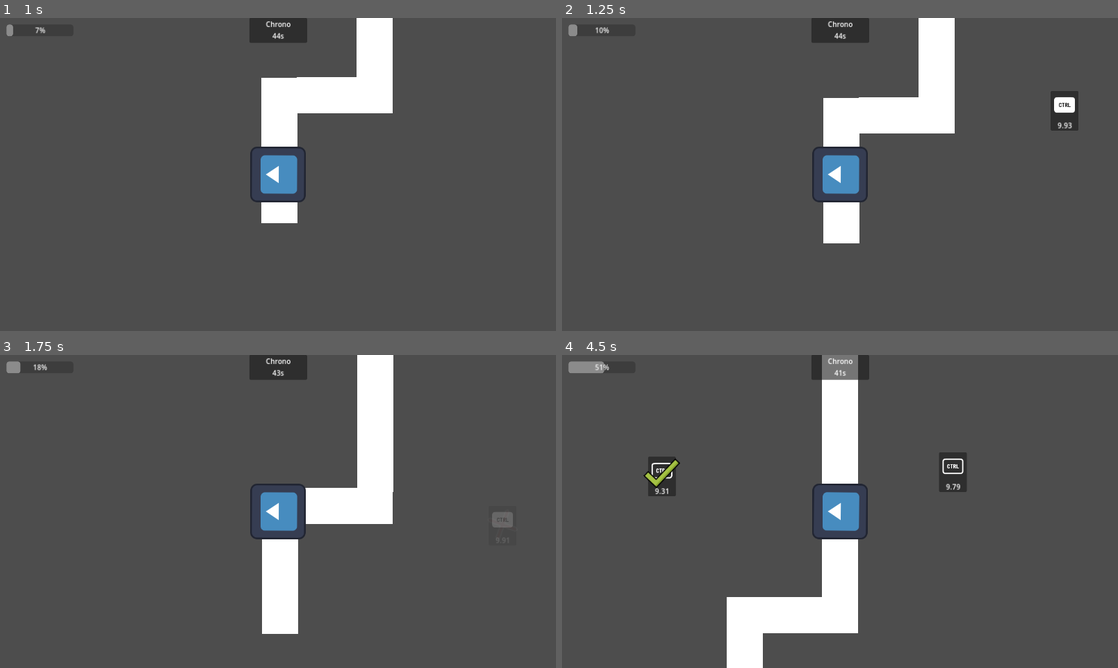
Above: before the commit, frames 1-4 (two rows, left to right).
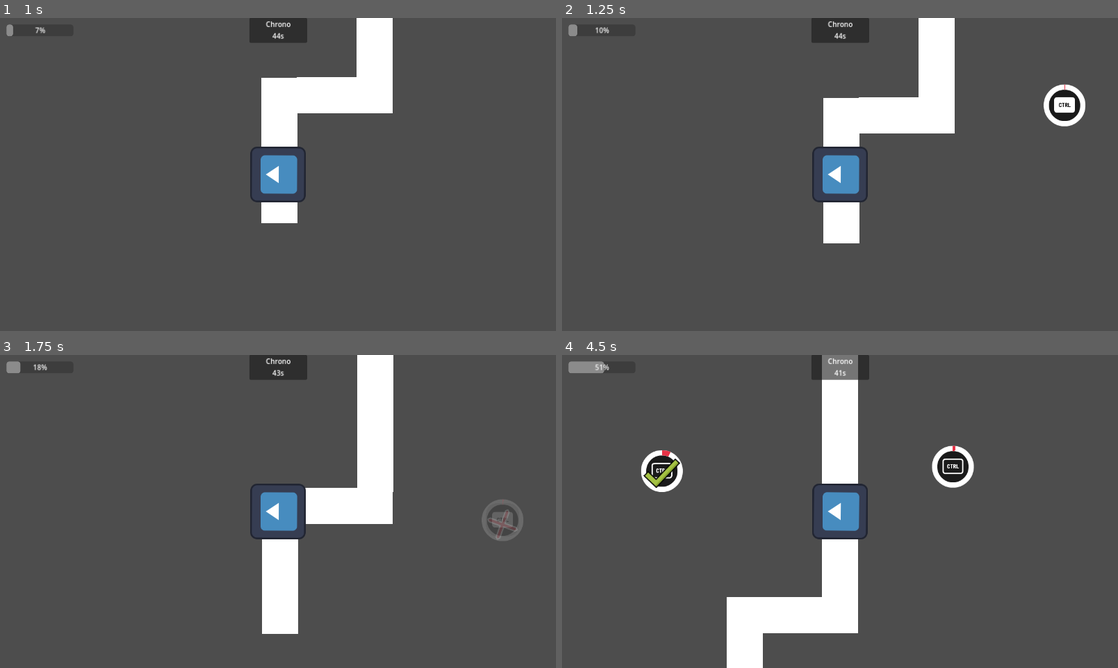
Above: after the commit, the same moments.

Repository: FiFolker/Mazespin
Game: Godot game, scene res://Scenes/menus/main_menu.tscn
The game is run twice, just before and just after one commit, with the same random seed, the same clock (stepped at 60 frames per second) and the same inputs. The engine's default icon, where the game draws it, is replaced by a stand-in: a white triangle on a blue panel in a dark square.
Inputs:
- Up to frame 1 (1 s): click "Play" at 0.5 s
- Up to frame 2 (1.25 s): no input
- Up to frame 3 (1.75 s): tap Enter at 1.25 s; hold Ctrl (current_qte) from 1.28 s (still down)
- Up to frame 4 (4.5 s): release Ctrl (current_qte) at 2.03 s; tap Ctrl (current_qte) at 2.1, 3.6 s; hold Ctrl (current_qte) 2.78-3.53 s; hold Ctrl (current_qte) from 4.28 s (still down)

Frame 1 is identical in both runs. In frame 2, 0.5% of the frame differs, in the area x 86-95%, y 21-36%; in frame 3, 0.2%; in frame 4, 0.9%, in the area x 14-75%, y 28-46%.

Commit message:
add rounded progress bar for time remaining on qte and refactor of interface

Diff:
--- a/Scenes/qte/qte_display.tscn
+++ b/Scenes/qte/qte_display.tscn
@@ -1,8 +1,11 @@
-[gd_scene load_steps=16 format=3 uid="uid://bvfxnyqtgg3ge"]
+[gd_scene load_steps=20 format=3 uid="uid://bvfxnyqtgg3ge"]
 
 [ext_resource type="Script" path="res://Scripts/qte/qte_display.gd" id="1_5d4bg"]
+[ext_resource type="Texture2D" uid="uid://ddwxacsddmj7u" path="res://Assets/Flairs/flair_circle_8.png" id="2_7cobx"]
 [ext_resource type="Texture2D" uid="uid://dn62g80vynrho" path="res://Assets/VFX/Particles/circle_01.png" id="2_cldd7"]
+[ext_resource type="Texture2D" uid="uid://bdkknwr16xcoj" path="res://Assets/Sprites/Input/keyboard/keyboard_a.png" id="3_g4hpp"]
 [ext_resource type="Texture2D" uid="uid://blq0tccx134uc" path="res://Assets/Flairs/error.png" id="3_oqvoq"]
+[ext_resource type="Texture2D" uid="uid://b3gx57coavn8v" path="res://Assets/Flairs/flair_circle_red_8.png" id="3_yiaix"]
 [ext_resource type="Texture2D" uid="uid://b2nvwktamq2i3" path="res://Assets/Flairs/success.png" id="4_yx7ar"]
 
 [sub_resource type="Curve" id="Curve_75t8f"]
@@ -41,12 +44,21 @@
 scale_curve = SubResource("CurveTexture_1gqvj")
 color_ramp = SubResource("GradientTexture1D_0blvc")
 
+[sub_resource type="StyleBoxFlat" id="StyleBoxFlat_qqncl"]
+bg_color = Color(0, 0, 0, 0.658824)
+corner_radius_top_left = 25
+corner_radius_top_right = 25
+corner_radius_bottom_right = 25
+corner_radius_bottom_left = 25
+corner_detail = 20
+anti_aliasing = false
+
 [sub_resource type="Animation" id="Animation_mombs"]
 length = 0.001
 tracks/0/type = "value"
 tracks/0/imported = false
 tracks/0/enabled = true
-tracks/0/path = NodePath("QTEPos/QTEDisplay/FlairCrossOutlined:position")
+tracks/0/path = NodePath("QTEPos/Parent/FlairCrossOutlined:position")
 tracks/0/interp = 1
 tracks/0/loop_wrap = true
 tracks/0/keys = {
@@ -58,7 +70,7 @@
 tracks/1/type = "value"
 tracks/1/imported = false
 tracks/1/enabled = true
-tracks/1/path = NodePath("QTEPos/QTEDisplay/FlairCrossOutlined:scale")
+tracks/1/path = NodePath("QTEPos/Parent/FlairCrossOutlined:scale")
 tracks/1/interp = 1
 tracks/1/loop_wrap = true
 tracks/1/keys = {
@@ -70,7 +82,7 @@
 tracks/2/type = "value"
 tracks/2/imported = false
 tracks/2/enabled = true
-tracks/2/path = NodePath("QTEPos/QTEDisplay/FlairCrossOutlined:rotation")
+tracks/2/path = NodePath("QTEPos/Parent/FlairCrossOutlined:rotation")
 tracks/2/interp = 1
 tracks/2/loop_wrap = true
 tracks/2/keys = {
@@ -82,110 +94,86 @@
 tracks/3/type = "value"
 tracks/3/imported = false
 tracks/3/enabled = true
-tracks/3/path = NodePath("QTEPos/QTEDisplay/FlairCrossOutlined:self_modulate")
+tracks/3/path = NodePath("QTEPos/Parent/Success:position")
 tracks/3/interp = 1
 tracks/3/loop_wrap = true
 tracks/3/keys = {
 "times": PackedFloat32Array(0),
 "transitions": PackedFloat32Array(1),
 "update": 0,
-"values": [Color(1, 1, 1, 0)]
+"values": [Vector2(32, 46)]
 }
 tracks/4/type = "value"
 tracks/4/imported = false
 tracks/4/enabled = true
-tracks/4/path = NodePath("QTEPos/QTEDisplay:modulate")
+tracks/4/path = NodePath("QTEPos/Parent/Success:rotation")
 tracks/4/interp = 1
 tracks/4/loop_wrap = true
 tracks/4/keys = {
 "times": PackedFloat32Array(0),
 "transitions": PackedFloat32Array(1),
 "update": 0,
-"values": [Color(1, 1, 1, 1)]
+"values": [0.0]
 }
 tracks/5/type = "value"
 tracks/5/imported = false
 tracks/5/enabled = true
-tracks/5/path = NodePath("QTEPos/QTEDisplay/Success:position")
+tracks/5/path = NodePath("QTEPos/Parent/Success:scale")
 tracks/5/interp = 1
 tracks/5/loop_wrap = true
 tracks/5/keys = {
 "times": PackedFloat32Array(0),
 "transitions": PackedFloat32Array(1),
 "update": 0,
-"values": [Vector2(32, 46)]
+"values": [Vector2(1.71875, 1.71875)]
 }
 tracks/6/type = "value"
 tracks/6/imported = false
 tracks/6/enabled = true
-tracks/6/path = NodePath("QTEPos/QTEDisplay/Success:rotation")
+tracks/6/path = NodePath("QTEPos/Parent/Success:visible")
 tracks/6/interp = 1
 tracks/6/loop_wrap = true
 tracks/6/keys = {
 "times": PackedFloat32Array(0),
 "transitions": PackedFloat32Array(1),
-"update": 0,
-"values": [0.0]
+"update": 1,
+"values": [false]
 }
 tracks/7/type = "value"
 tracks/7/imported = false
 tracks/7/enabled = true
-tracks/7/path = NodePath("QTEPos/QTEDisplay/Success:scale")
+tracks/7/path = NodePath("QTEPos/Parent/FlairCrossOutlined:visible")
 tracks/7/interp = 1
 tracks/7/loop_wrap = true
 tracks/7/keys = {
 "times": PackedFloat32Array(0),
 "transitions": PackedFloat32Array(1),
-"update": 0,
-"values": [Vector2(1.71875, 1.71875)]
+"update": 1,
+"values": [false]
 }
 tracks/8/type = "value"
 tracks/8/imported = false
 tracks/8/enabled = true
-tracks/8/path = NodePath("QTEPos/QTEDisplay/Success:visible")
+tracks/8/path = NodePath("QTEPos/Parent:position")
 tracks/8/interp = 1
 tracks/8/loop_wrap = true
 tracks/8/keys = {
 "times": PackedFloat32Array(0),
 "transitions": PackedFloat32Array(1),
-"update": 1,
-"values": [false]
+"update": 0,
+"values": [Vector2(0, 0)]
 }
 tracks/9/type = "value"
 tracks/9/imported = false
 tracks/9/enabled = true
-tracks/9/path = NodePath("QTEPos/QTEDisplay:size")
+tracks/9/path = NodePath("QTEPos/Parent:modulate")
 tracks/9/interp = 1
 tracks/9/loop_wrap = true
 tracks/9/keys = {
 "times": PackedFloat32Array(0),
 "transitions": PackedFloat32Array(1),
 "update": 0,
-"values": [Vector2(64, 91)]
-}
-tracks/10/type = "value"
-tracks/10/imported = false
-tracks/10/enabled = true
-tracks/10/path = NodePath("QTEPos/QTEDisplay:position")
-tracks/10/interp = 1
-tracks/10/loop_wrap = true
-tracks/10/keys = {
-"times": PackedFloat32Array(0),
-"transitions": PackedFloat32Array(1),
-"update": 0,
-"values": [Vector2(0, 0)]
-}
-tracks/11/type = "value"
-tracks/11/imported = false
-tracks/11/enabled = true
-tracks/11/path = NodePath("QTEPos/QTEDisplay:rotation")
-tracks/11/interp = 1
-tracks/11/loop_wrap = true
-tracks/11/keys = {
-"times": PackedFloat32Array(0),
-"transitions": PackedFloat32Array(1),
-"update": 0,
-"values": [0.0]
+"values": [Color(1, 1, 1, 1)]
 }
 
 [sub_resource type="Animation" id="Animation_1daxm"]
@@ -194,7 +182,7 @@
 tracks/0/type = "value"
 tracks/0/imported = false
 tracks/0/enabled = true
-tracks/0/path = NodePath("QTEPos/QTEDisplay/FlairCrossOutlined:visible")
+tracks/0/path = NodePath("QTEPos/Parent/FlairCrossOutlined:visible")
 tracks/0/interp = 1
 tracks/0/loop_wrap = true
 tracks/0/keys = {
@@ -206,7 +194,7 @@
 tracks/1/type = "value"
 tracks/1/imported = false
 tracks/1/enabled = true
-tracks/1/path = NodePath("QTEPos/QTEDisplay/FlairCrossOutlined:position")
+tracks/1/path = NodePath("QTEPos/Parent/FlairCrossOutlined:position")
 tracks/1/interp = 1
 tracks/1/loop_wrap = true
 tracks/1/keys = {
@@ -218,7 +206,7 @@
 tracks/2/type = "value"
 tracks/2/imported = false
 tracks/2/enabled = true
-tracks/2/path = NodePath("QTEPos/QTEDisplay/FlairCrossOutlined:scale")
+tracks/2/path = NodePath("QTEPos/Parent/FlairCrossOutlined:scale")
 tracks/2/interp = 1
 tracks/2/loop_wrap = true
 tracks/2/keys = {
@@ -230,7 +218,7 @@
 tracks/3/type = "value"
 tracks/3/imported = false
 tracks/3/enabled = true
-tracks/3/path = NodePath("QTEPos/QTEDisplay/FlairCrossOutlined:rotation")
+tracks/3/path = NodePath("QTEPos/Parent/FlairCrossOutlined:rotation")
 tracks/3/interp = 1
 tracks/3/loop_wrap = true
 tracks/3/keys = {
@@ -242,62 +230,26 @@
 tracks/4/type = "value"
 tracks/4/imported = false
 tracks/4/enabled = true
-tracks/4/path = NodePath("QTEPos/QTEDisplay/FlairCrossOutlined:self_modulate")
+tracks/4/path = NodePath("QTEPos/Parent:position")
 tracks/4/interp = 1
 tracks/4/loop_wrap = true
 tracks/4/keys = {
-"times": PackedFloat32Array(0, 0.5, 1.3),
-"transitions": PackedFloat32Array(1, 1, 1),
-"update": 0,
-"values": [Color(1, 1, 1, 1), Color(1, 1, 1, 1), Color(1, 1, 1, 0)]
+"times": PackedFloat32Array(0.5, 1.3),
+"transitions": PackedFloat32Array(1, 0.152),
+"update": 0,
+"values": [Vector2(0, 0), Vector2(0, 215)]
 }
 tracks/5/type = "value"
 tracks/5/imported = false
 tracks/5/enabled = true
-tracks/5/path = NodePath("QTEPos/QTEDisplay:modulate")
+tracks/5/path = NodePath("QTEPos/Parent:modulate")
 tracks/5/interp = 1
 tracks/5/loop_wrap = true
 tracks/5/keys = {
-"times": PackedFloat32Array(0, 0.5, 1.3),
-"transitions": PackedFloat32Array(1, 1, 1),
-"update": 0,
-"values": [Color(1, 1, 1, 1), Color(1, 1, 1, 1), Color(1, 1, 1, 0)]
-}
-tracks/6/type = "value"
-tracks/6/imported = false
-tracks/6/enabled = true
-tracks/6/path = NodePath("QTEPos/QTEDisplay:size")
-tracks/6/interp = 1
-tracks/6/loop_wrap = true
-tracks/6/keys = {
-"times": PackedFloat32Array(0.5),
-"transitions": PackedFloat32Array(1),
-"update": 0,
-"values": [Vector2(64, 91)]
-}
-tracks/7/type = "value"
-tracks/7/imported = false
-tracks/7/enabled = true
-tracks/7/path = NodePath("QTEPos/QTEDisplay:position")
-tracks/7/interp = 1
-tracks/7/loop_wrap = true
-tracks/7/keys = {
-"times": PackedFloat32Array(0.5, 1.3),
-"transitions": PackedFloat32Array(1, 0.153),
-"update": 0,
-"values": [Vector2(0, 0), Vector2(0, 215)]
-}
-tracks/8/type = "value"
-tracks/8/imported = false
-tracks/8/enabled = true
-tracks/8/path = NodePath("QTEPos/QTEDisplay:rotation")
-tracks/8/interp = 1
-tracks/8/loop_wrap = true
-tracks/8/keys = {
 "times": PackedFloat32Array(0.5, 1.3),
 "transitions": PackedFloat32Array(1, 1),
 "update": 0,
-"values": [0.0, 0.0]
+"values": [Color(1, 1, 1, 1), Color(1, 1, 1, 0)]
 }
 
 [sub_resource type="Animation" id="Animation_cvr36"]
@@ -306,7 +258,7 @@
 tracks/0/type = "value"
 tracks/0/imported = false
 tracks/0/enabled = true
-tracks/0/path = NodePath("QTEPos/QTEDisplay/Success:position")
+tracks/0/path = NodePath("QTEPos/Parent/Success:position")
 tracks/0/interp = 1
 tracks/0/loop_wrap = true
 tracks/0/keys = {
@@ -318,7 +270,7 @@
 tracks/1/type = "value"
 tracks/1/imported = false
 tracks/1/enabled = true
-tracks/1/path = NodePath("QTEPos/QTEDisplay/Success:rotation")
+tracks/1/path = NodePath("QTEPos/Parent/Success:rotation")
 tracks/1/interp = 1
 tracks/1/loop_wrap = true
 tracks/1/keys = {
@@ -330,7 +282,7 @@
 tracks/2/type = "value"
 tracks/2/imported = false
 tracks/2/enabled = true
-tracks/2/path = NodePath("QTEPos/QTEDisplay/Success:scale")
+tracks/2/path = NodePath("QTEPos/Parent/Success:scale")
 tracks/2/interp = 1
 tracks/2/loop_wrap = true
 tracks/2/keys = {
@@ -342,7 +294,7 @@
 tracks/3/type = "value"
 tracks/3/imported = false
 tracks/3/enabled = true
-tracks/3/path = NodePath("QTEPos/QTEDisplay/Success:visible")
+tracks/3/path = NodePath("QTEPos/Parent/Success:visible")
 tracks/3/interp = 1
 tracks/3/loop_wrap = true
 tracks/3/keys = {
@@ -362,19 +314,9 @@
 [node name="CanvasLayer" type="CanvasLayer"]
 script = ExtResource("1_5d4bg")
 
-[node name="QTEPos" type="Control" parent="."]
-layout_mode = 3
-anchors_preset = 0
-offset_right = 40.0
-offset_bottom = 40.0
-
-[node name="QTEDisplay" type="PanelContainer" parent="QTEPos"]
-custom_minimum_size = Vector2(64, 91)
-offset_right = 64.0
-offset_bottom = 91.0
-
-[node name="GPUParticles2D" type="GPUParticles2D" parent="QTEPos/QTEDisplay"]
+[node name="GPUParticles2D" type="GPUParticles2D" parent="."]
 visible = false
+position = Vector2(-8, -6)
 emitting = false
 amount = 40
 process_material = SubResource("ParticleProcessMaterial_k3pww")
@@ -383,34 +325,54 @@
 preprocess = 15.0
 visibility_rect = Rect2(0, 0, 64, 90)
 
-[node name="VBoxContainer" type="VBoxContainer" parent="QTEPos/QTEDisplay"]
-layout_mode = 2
-
-[node name="KeyPngAnimated" type="TextureRect" parent="QTEPos/QTEDisplay/VBoxContainer"]
+[node name="QTEPos" type="Control" parent="."]
+layout_mode = 3
+anchors_preset = 0
+
+[node name="Parent" type="Control" parent="QTEPos"]
+anchors_preset = 0
+
+[node name="QTEDisplay" type="PanelContainer" parent="QTEPos/Parent"]
+custom_minimum_size = Vector2(76, 76)
+layout_mode = 0
+offset_left = -6.0
+offset_top = -6.0
+offset_right = 70.0
+offset_bottom = 70.0
+theme_override_styles/panel = SubResource("StyleBoxFlat_qqncl")
+
+[node name="KeyPngAnimated" type="TextureRect" parent="QTEPos/Parent/QTEDisplay"]
 unique_name_in_owner = true
 layout_mode = 2
-
-[node name="KeyInfo" type="Label" parent="QTEPos/QTEDisplay/VBoxContainer"]
+texture = ExtResource("3_g4hpp")
+stretch_mode = 3
+
+[node name="KeyInfo" type="Label" parent="QTEPos/Parent/QTEDisplay"]
 unique_name_in_owner = true
 visible = false
 layout_mode = 2
 horizontal_alignment = 1
 vertical_alignment = 1
 
-[node name="RemainingTime" type="Label" parent="QTEPos/QTEDisplay/VBoxContainer"]
+[node name="ClockProgress" type="TextureProgressBar" parent="QTEPos/Parent"]
 unique_name_in_owner = true
-layout_mode = 2
-horizontal_alignment = 1
-vertical_alignment = 1
-
-[node name="FlairCrossOutlined" type="Sprite2D" parent="QTEPos/QTEDisplay"]
-self_modulate = Color(1, 1, 1, 0)
+offset_left = -32.0
+offset_top = -31.0
+offset_right = 96.0
+offset_bottom = 97.0
+step = 0.1
+fill_mode = 4
+texture_under = ExtResource("2_7cobx")
+texture_progress = ExtResource("3_yiaix")
+
+[node name="FlairCrossOutlined" type="Sprite2D" parent="QTEPos/Parent"]
+visible = false
 position = Vector2(32, 44)
 rotation = 0.523599
 scale = Vector2(1.85938, 1.85938)
 texture = ExtResource("3_oqvoq")
 
-[node name="Success" type="Sprite2D" parent="QTEPos/QTEDisplay"]
+[node name="Success" type="Sprite2D" parent="QTEPos/Parent"]
 visible = false
 position = Vector2(32, 46)
 scale = Vector2(1.71875, 1.71875)
--- a/Scripts/qte/qte_display.gd
+++ b/Scripts/qte/qte_display.gd
@@ -2,10 +2,10 @@
 class_name QTEDisplay
 
 @onready var key_info : Label = %KeyInfo
-@onready var remaining_time : Label = %RemainingTime
 @onready var key_png_animated = %KeyPngAnimated
 @onready var animation_player = $AnimationPlayer
 @onready var qte_pos = $QTEPos
+@onready var clock_progress = %ClockProgress
 
 @export var duration_between_frames : float = 0.25
 
@@ -36,7 +36,6 @@
 		# in case he doesn't find the textures
 		key_info.visible = true
 		key_info.text = key
-	remaining_time.text = str(timer.wait_time)
 
 func get_textures() -> Array[Texture2D]:
 	var textures : Array[Texture2D]
@@ -54,7 +53,7 @@
 # Called every frame. 'delta' is the elapsed time since the previous frame.
 func _process(delta:float):
 	if is_instance_valid(timer) and timer.time_left > 0:
-		remaining_time.text = str(timer.time_left).pad_decimals(2)
+		clock_progress.value = absf(timer.time_left/timer.wait_time - 1.0) * 100
 
 func error_animation() -> void:
 	animation_player.play("fail")
Binary file added: Assets/Flairs/flair_circle_0.png
Not shown, added: Assets/Flairs/flair_circle_0.png.import
Binary file added: Assets/Flairs/flair_circle_8.png
Not shown, added: Assets/Flairs/flair_circle_8.png.import
Binary file added: Assets/Flairs/flair_circle_red_8.png
Not shown, added: Assets/Flairs/flair_circle_red_8.png.import
